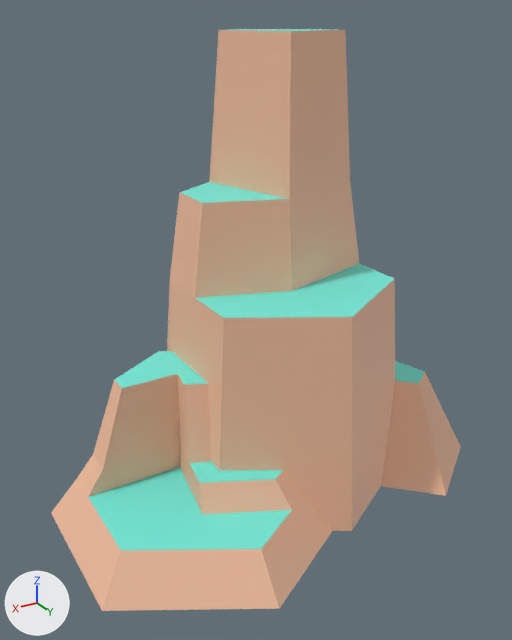
A saved change to the glTF model assets/models/kit/nature_rock_tallA.glb.
Camera for both pictures: a camera (50 mm lens) standing at (0.763, 1.188, 0.974) and looking at (0.052, 0.002, 0.381). The axes (+X, +Y, +Z) are drawn at lower left. The lights are the same throughout. The older version comes first. Vertices at exactly the same position are counted once.

In view in the first picture: 'nature_rock_tallA'.
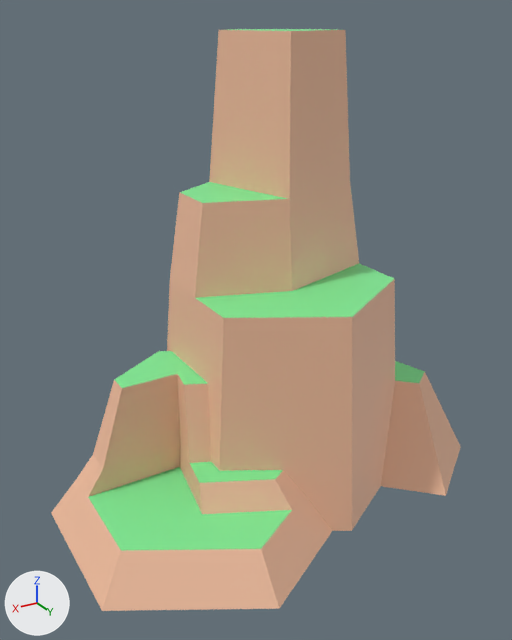
Where the change shows, as pixel boxes (x1, y1, x2, y2) in the pictures (512 x 640 px):
```json
{"part": 1, "of": "me_mesh_rock_talla", "change": "recoloured", "before": [88, 29, 425, 551], "after": [88, 29, 425, 551]}
```

The change, as JSON lines over the scene's bpy script:
```json
{"block": "me_mesh_rock_talla", "where": "me_mesh_rock_talla.from_pydata(...)  # 70 vertices, 136 faces; spans x -0.492..0.492, y -0.342..0.342, z -0.05..0.946"}
{"block": "me_mesh_rock_talla", "where": "# used by ob_nature_rock_talla; location = (0.0, 0.0, 0.0)"}
{"block": "me_mesh_rock_talla", "change": "me_mesh_rock_talla part 1: 26 faces centred in x -0.349..0.374, y -0.166..0.204, z 0.042..0.946 are repainted in the vertex colours; the middle colour goes from cyan #73eddd to green #80ed96"}
```
